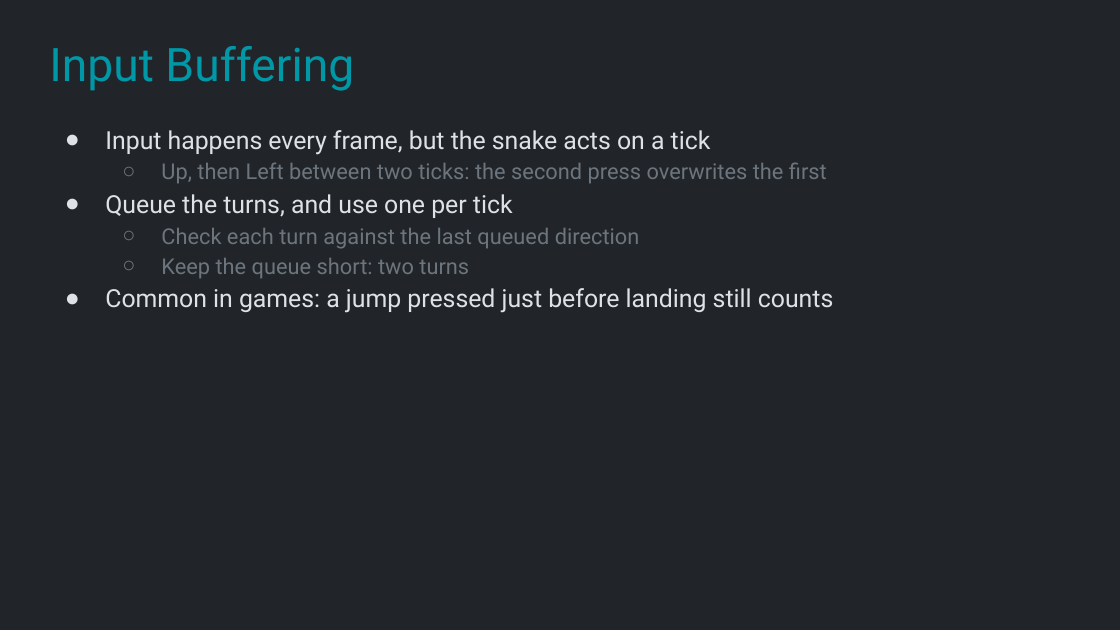
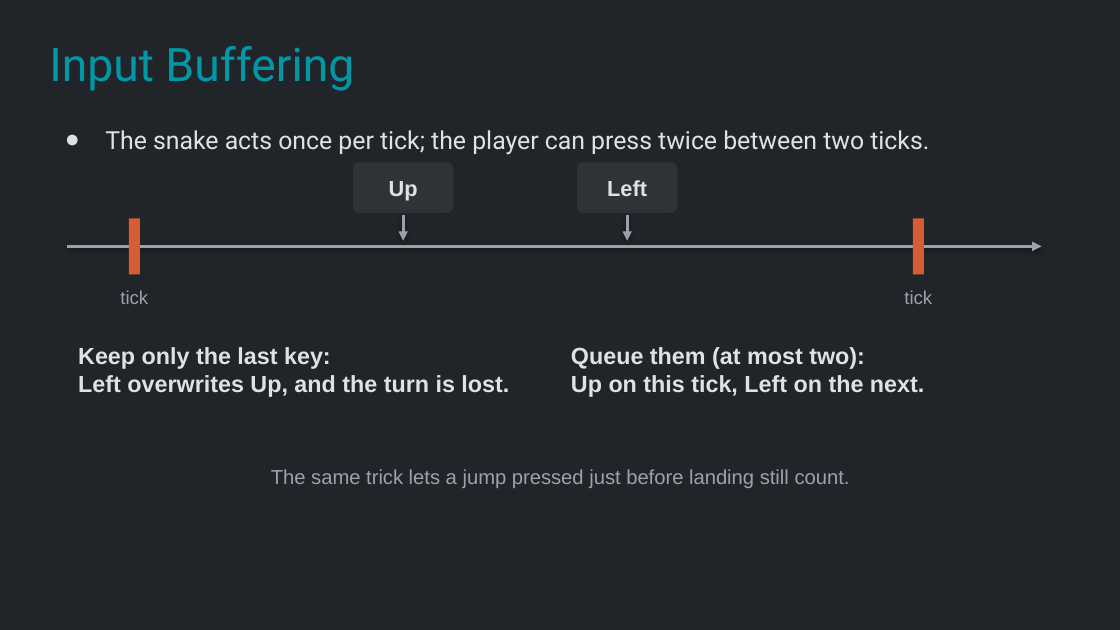
Before and after one commit to Metamate/gar, a slide deck: slide 21 of slides/03 Snake.pptx. Drawn at 1120x630 pixels with LibreOffice and Linux fonts; fonts in the diff are those of the drawing. Boxes give left, top, right and bottom in pixels: in the first picture for what was removed or moved away, otherwise in the second. Text is boxed around its words. In the diff, an @@ line names an element or a change of style, - is before the commit and + after.

```diff
--- a/slides/03 Snake.pptx
+++ b/slides/03 Snake.pptx
@@ text at <box>105,130,929,155</box>: text changed @@
-● Input happens every frame, but the snake acts on a tick
-  ○ Up, then Left between two ticks: the second press overwrites the first
-● Queue the turns, and use one per tick
-  ○ Check each turn against the last queued direction
-  ○ Keep the queue short: two turns
-● Common in games: a jump pressed just before landing still counts
+● The snake acts once per tick; the player can press twice between two ticks.
@@ rounded rectangle added at <box>353,162,454,213</box>, fill #2E3338, 14 pt, text #DEE2E6, bold @@
+Up
@@ rounded rectangle added at <box>577,162,678,213</box>, fill #2E3338, 14 pt, text #DEE2E6, bold @@
+Left
@@ rectangle added at <box>129,218,140,274</box>, fill #D45D35 @@
@@ arrow added from (403, 215) to (403, 241), #9AA3AB 2 pt @@
@@ arrow added from (627, 215) to (627, 241), #9AA3AB 2 pt @@
@@ rectangle added at <box>913,218,924,274</box>, fill #D45D35 @@
@@ arrow added from (67, 246) to (1042, 246), #9AA3AB 2 pt @@
@@ text added at <box>120,290,148,304</box>, 12 pt, text #9AA3AB @@
+tick
@@ text added at <box>904,290,932,304</box>, 12 pt, text #9AA3AB @@
+tick
@@ text added at <box>78,347,509,397</box>, 15 pt, text #DEE2E6, bold @@
+Keep only the last key:
+Left overwrites Up, and the turn is lost.
@@ text added at <box>571,347,924,397</box>, 15 pt, text #DEE2E6, bold @@
+Queue them (at most two):
+Up on this tick, Left on the next.
@@ text added at <box>271,469,850,488</box>, 13 pt, text #9AA3AB @@
+The same trick lets a jump pressed just before landing still count.
```
Also in this commit, not shown: 3 other slides changed, 2 slides added, 1 slide removed.
